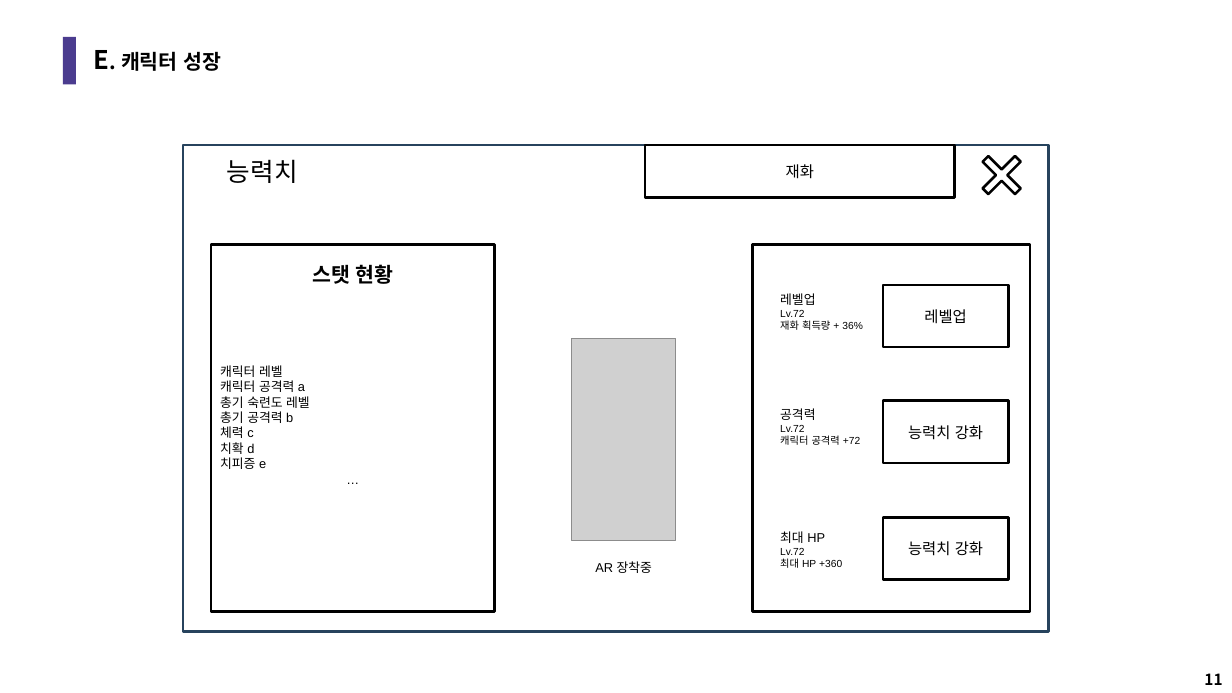
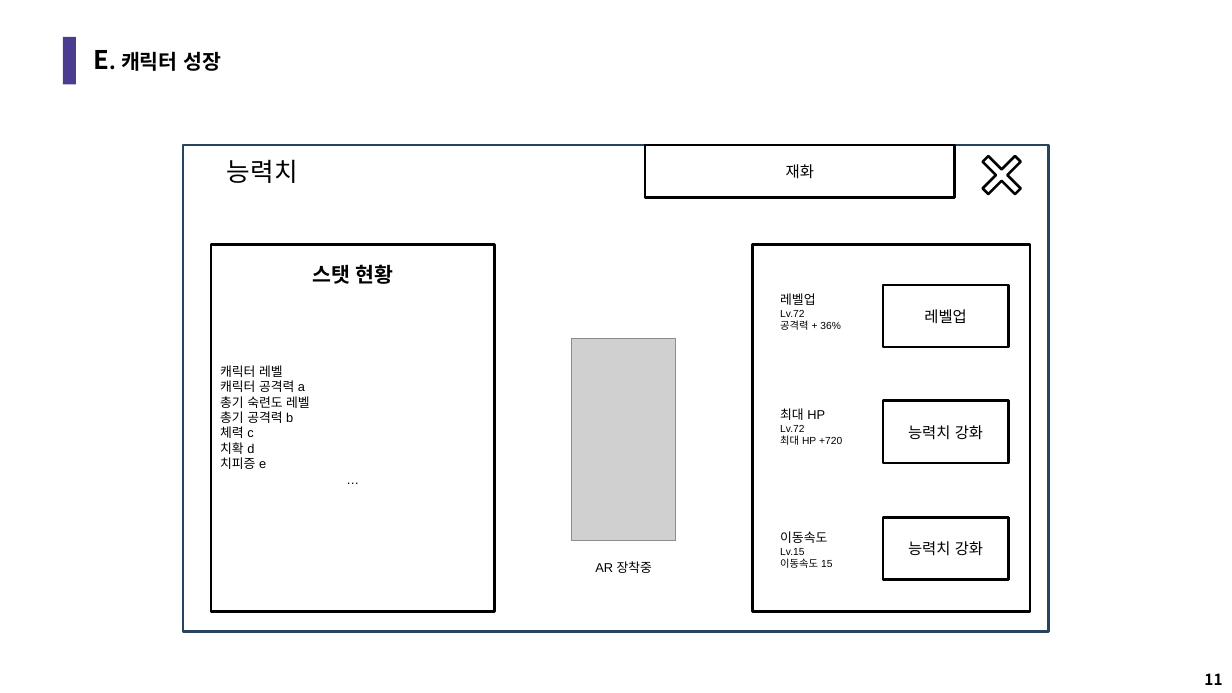
Before and after one commit to LuBly/Team_Pearl, a slide deck: slide 11 of GameDesign/팀펄_UI기획.pptx. Drawn at 1232x693 pixels with LibreOffice and Linux fonts; fonts in the diff are those of the drawing; grey boxes stand for pictures. Boxes give left, top, right and bottom in pixels: in the first picture for what was removed or moved away, otherwise in the second. Text is boxed around its words. In the diff, an @@ line names an element or a change of style, - is before the commit and + after.

```diff
--- a/GameDesign/팀펄_UI기획.pptx
+++ b/GameDesign/팀펄_UI기획.pptx
@@ text at [780, 320, 841, 330]: text changed @@
-재화 획득량 + 36%
+공격력 + 36%
@@ text at [780, 408, 825, 420]: text changed @@
-공격력
+최대 HP
@@ text at [780, 435, 842, 445]: text changed @@
-캐릭터 공격력 +72
+최대 HP +720
@@ text at [780, 531, 832, 568]: text changed @@
-최대 HP
-Lv.72
-최대 HP +360
+이동속도
+Lv.15
+이동속도 15
```
Also in this commit, not shown: 2 other slides changed, 5 other files.
